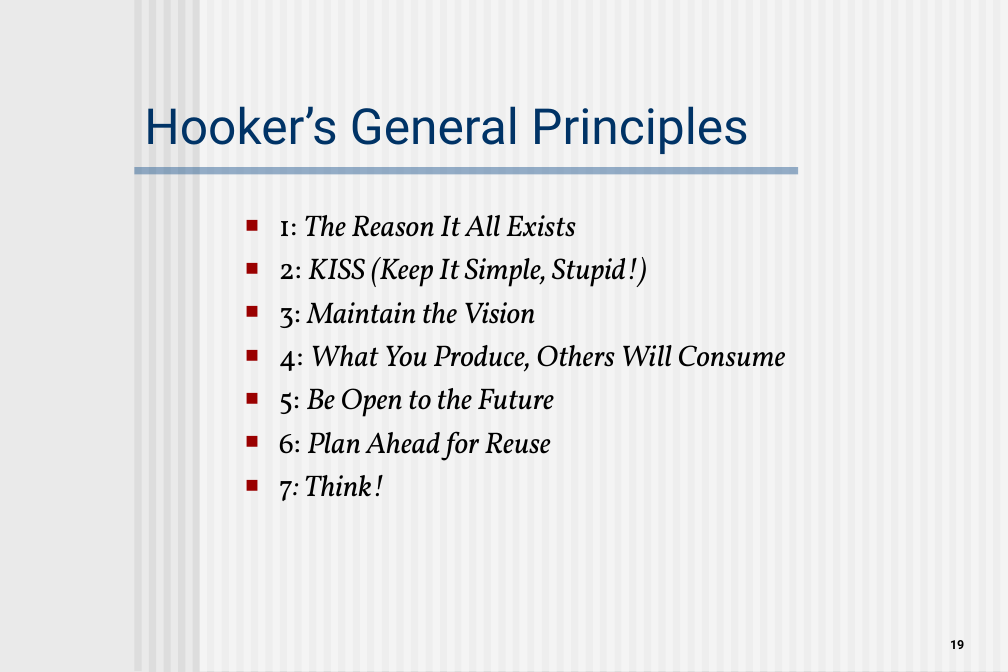
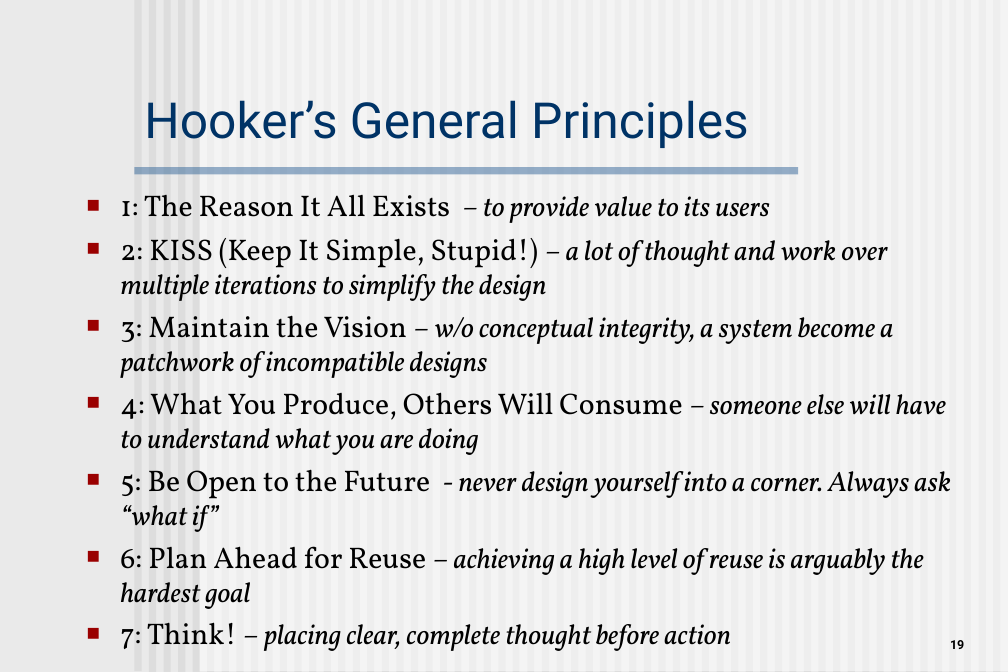
Before and after one commit to swtv-kaist/cs350-fall25, a slide deck: slide 19 of slides/lec4-ch1-v2.pptx. Drawn at 1008x672 pixels with LibreOffice and Linux fonts; fonts in the diff are those of the drawing. Boxes give left, top, right and bottom in pixels: in the first picture for what was removed or moved away, otherwise in the second. Text is boxed around its words. In the diff, an @@ line names an element or a change of style, - is before the commit and + after.

```diff
--- a/slides/lec4-ch1-v2.pptx
+++ b/slides/lec4-ch1-v2.pptx
@@ title "Hooker’s General Principles" moved from (x1=144, y1=106, x2=749, y2=154) to (x1=144, y1=100, x2=749, y2=148) @@
@@ text at (x1=120, y1=194, x2=951, y2=651): text changed; size 21.3 to 20 pt @@
-■ 1: The Reason It All Exists
-■ 2: KISS (Keep It Simple, Stupid!)
-■ 3: Maintain the Vision
-■ 4: What You Produce, Others Will Consume
-■ 5: Be Open to the Future
-■ 6: Plan Ahead for Reuse
-■ 7: Think!
+■ 1: The Reason It All Exists – to provide value to its users
+■ 2: KISS (Keep It Simple, Stupid!) – a lot of thought and work over multiple iterations to simplify the design
+■ 3: Maintain the Vision – w/o conceptual integrity, a system become a patchwork of incompatible designs
+■ 4: What You Produce, Others Will Consume – someone else will have to understand what you are doing
+■ 5: Be Open to the Future - never design yourself into a corner. Always ask “what if”
+■ 6: Plan Ahead for Reuse – achieving a high level of reuse is arguably the hardest goal
+■ 7: Think! – placing clear, complete thought before action
```
Also in this commit, not shown: 2 other slides changed, 1 other file.
